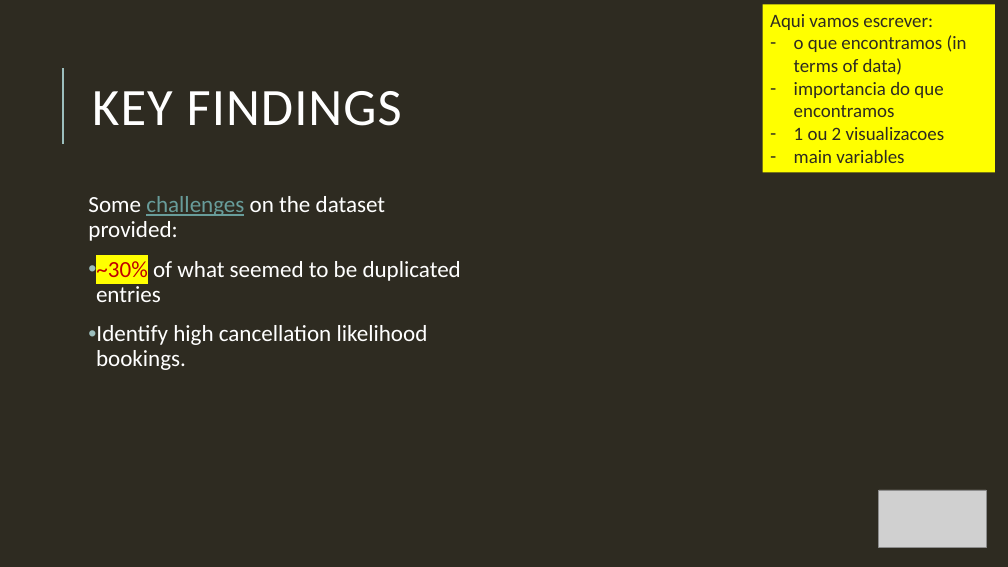
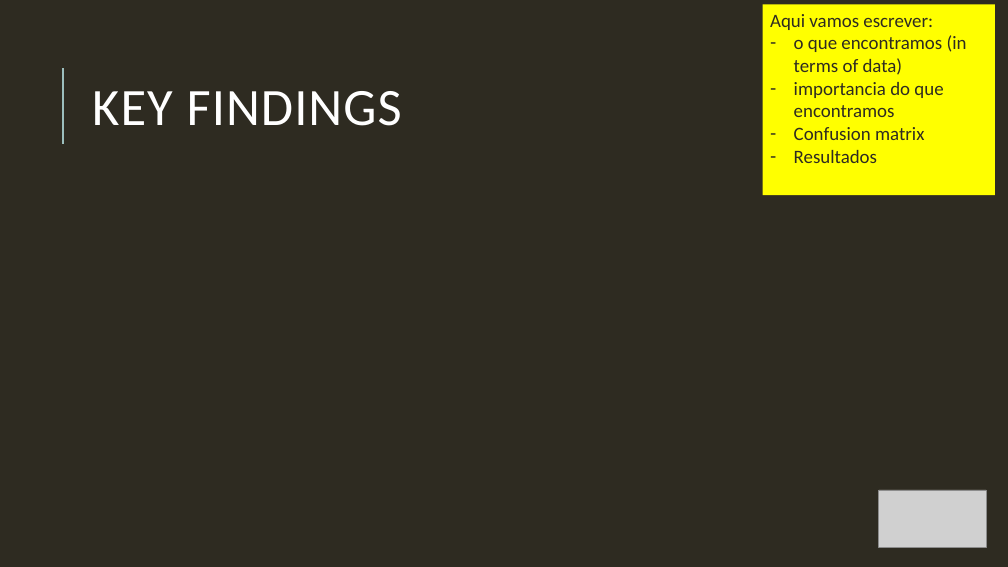
Before and after one commit to Debs86/Business_Cases_Projects, a slide deck: slide 3 of BC2/GroupD_BC2_Presentation.pptx. Drawn at 1008x567 pixels with LibreOffice and Linux fonts; fonts in the diff are those of the drawing; grey boxes stand for pictures. Boxes give left, top, right and bottom in pixels: in the first picture for what was removed or moved away, otherwise in the second. Text is boxed around its words. In the diff, an @@ line names an element or a change of style, - is before the commit and + after.

```diff
--- a/BC2/GroupD_BC2_Presentation.pptx
+++ b/BC2/GroupD_BC2_Presentation.pptx
@@ rectangle "Aqui vamos escrever:": place and size @@
-rectangle "Aqui vamos escrever:" at bbox=[763, 5, 995, 172]
+rectangle "Aqui vamos escrever:" at bbox=[763, 5, 995, 195]
@@ text in rectangle at bbox=[794, 127, 924, 163]: text changed @@
-– 1 ou 2 visualizacoes
-– main variables
+– Confusion matrix
+– Resultados
@@ text removed at bbox=[88, 196, 461, 370] @@
-Some challenges on the dataset provided:
-• ~30% of what seemed to be duplicated entries
-• Identify high cancellation likelihood bookings.
```
Also in this commit, not shown: 3 other slides changed, 1 slide added, 1 other file.
